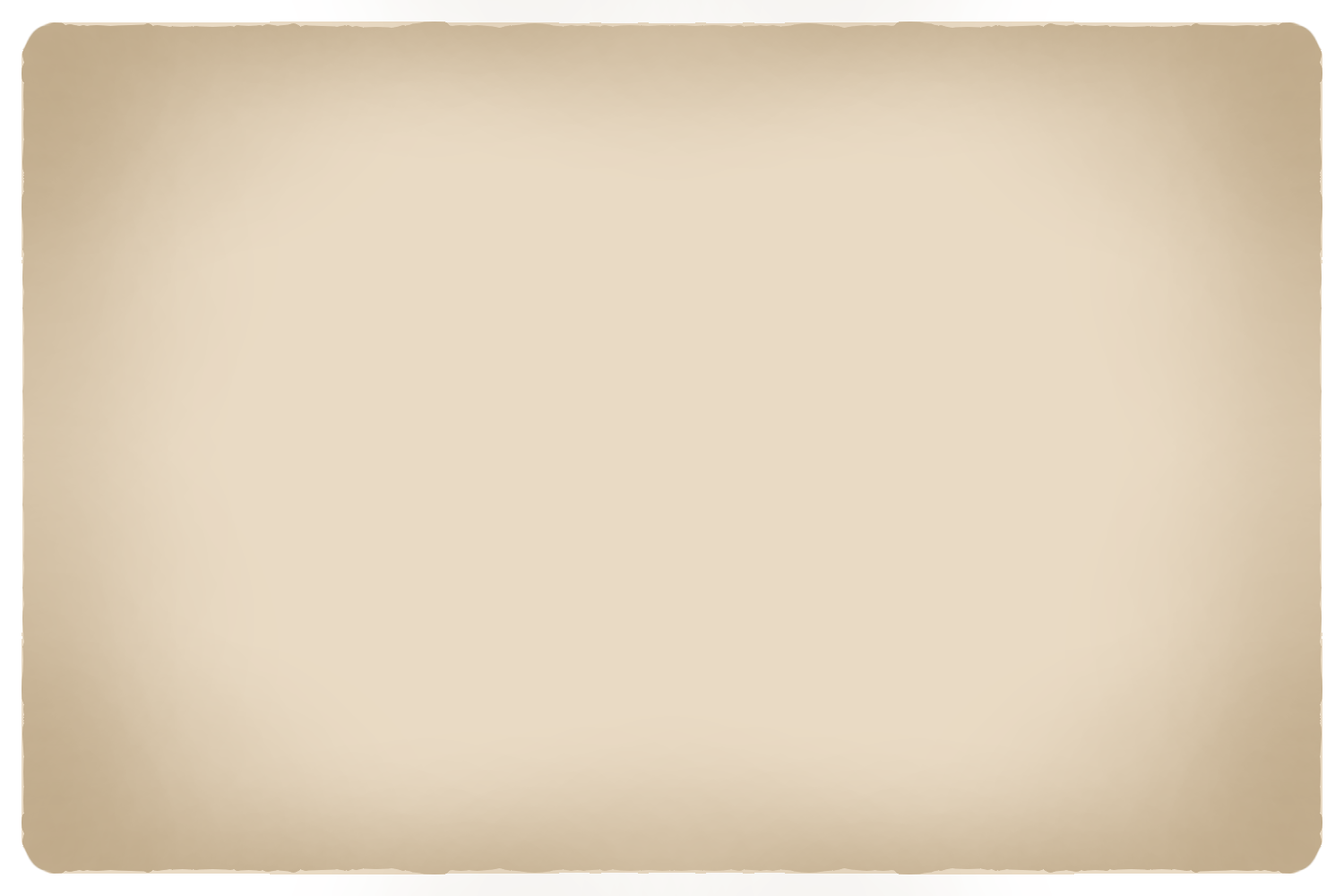
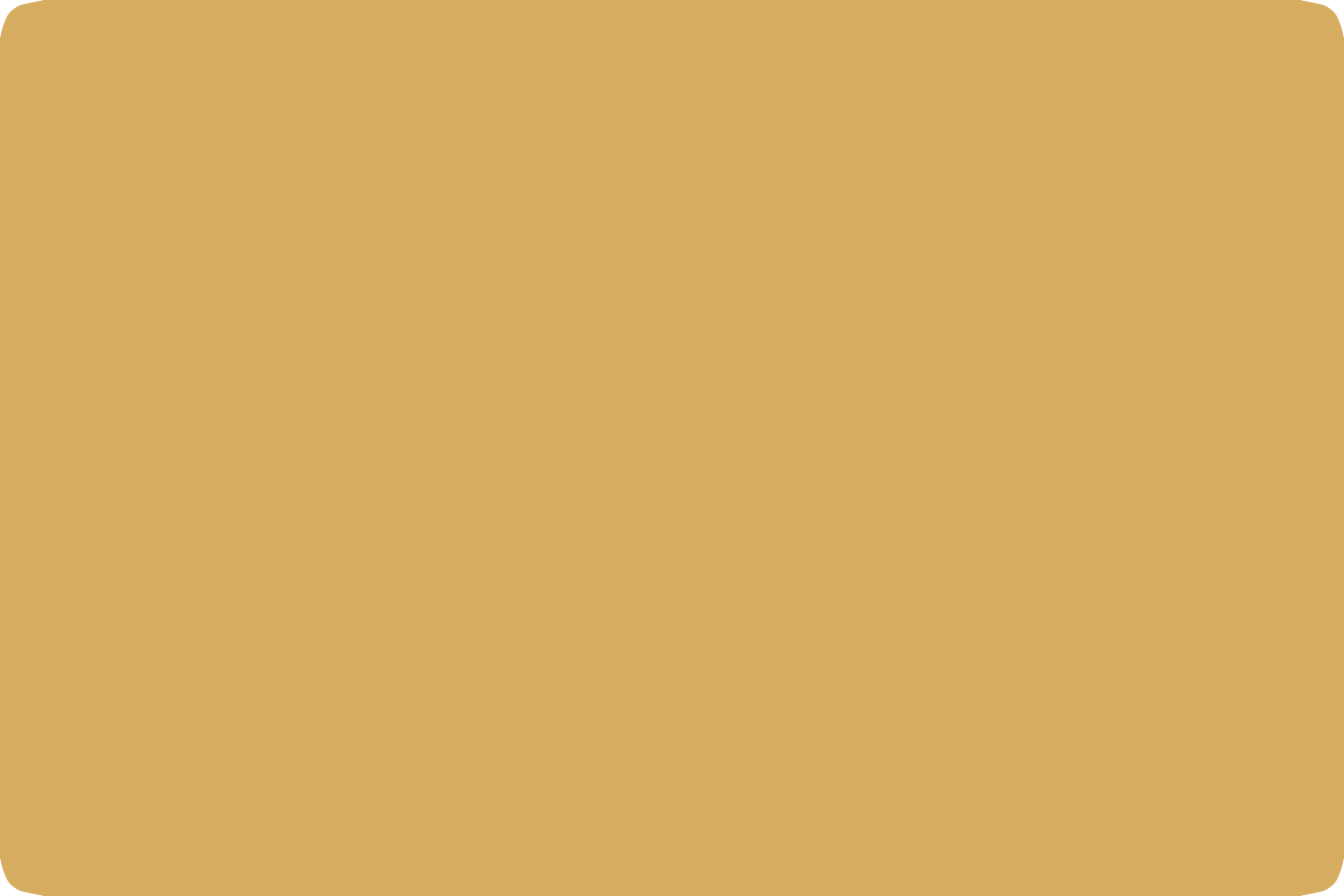
Layers edited between the first and the second (1344, 896) image:
renamed "Shader1" to "sketch", painted on it over [0, 0, 1344, 896]
removed layer "color" over [0, 0, 1344, 896]
removed layer "Ink" over [0, 0, 1344, 896]
